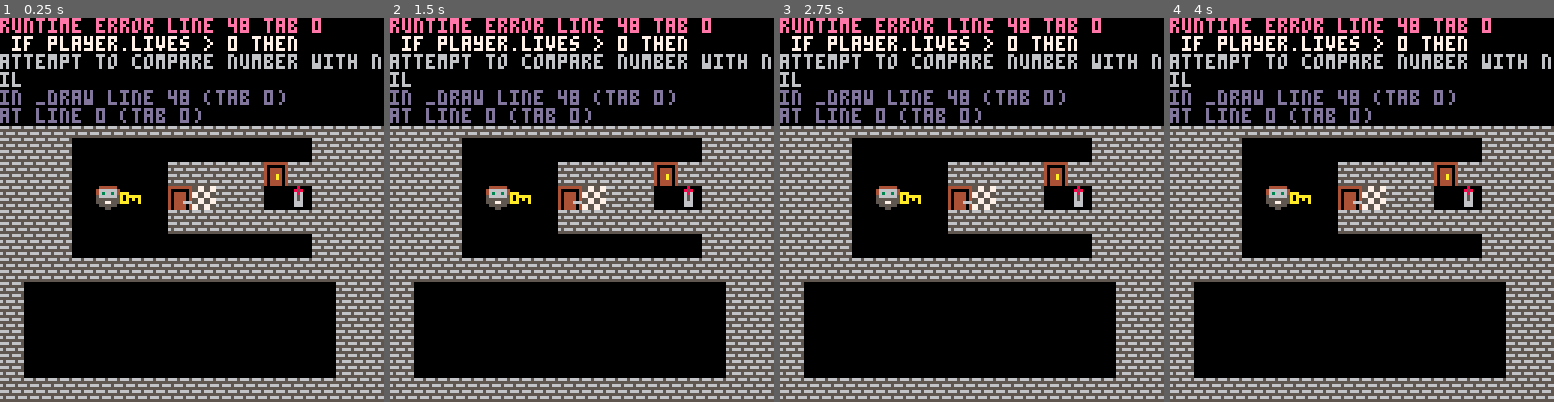
Above: before the commit, frames 1-4 (left to right).
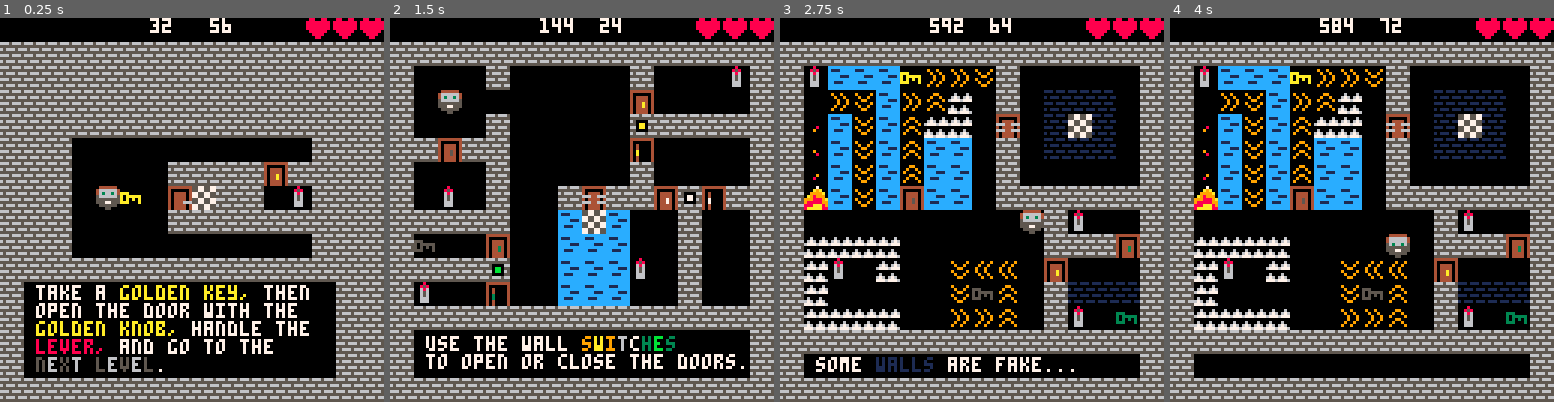
Above: after the commit, the same moments.

Repository: VedVid/picos-challange
Game: PICO-8 cartridge picoschallange.p8
Two runs of this game, one before a commit and one after it. Both use one fixed random seed, a clock stepped at 60 frames per second and the inputs below.
Inputs:
- Up to frame 1 (0.25 s): no input
- Up to frame 2 (1.5 s): tap O (Z key) at 0.7 s
- Up to frame 3 (2.75 s): hold Right 1.6-2.1 s; tap O (Z key) at 1.7, 2.1, 2.5 s; hold Up 2.15-2.42 s; hold Right from 2.47 s (still down)
- Up to frame 4 (4 s): tap O (Z key) at 2.9, 3.3, 3.7 s; release Right at 3.03 s; hold Left 3.08-3.58 s; hold Down 3.63-3.97 s

The runs differ from the first frame. In frame 1, 28% of the frame differs, in the area x 0-100%, y 0-93%; in frame 2, 45%; in frame 3, 51%, in the area x 0-100%, y 0-94%; in frame 4, 50%.
Error before the commit: runtime error line 48 tab 0; if player.lives > 0 then; attempt to compare number with nil

Commit message:
Tracking player lives added.

Diff:
--- a/picoschallange.p8
+++ b/picoschallange.p8
@@ -83,6 +83,7 @@
  player.x = 0
  player.y = 0
  player.level = 1
+ player.lives = 3
  player.spr_idle = 1
  player.spr_left = 2
  player.spr_right = 3
@@ -150,7 +151,7 @@
   player.x = x
   player.y = y
   if flags.dead then
-   restart_level()
+   restart_level(player.lives - 1)
    return
   end
   if sprite == 21 then
@@ -306,10 +307,11 @@
 end
 
 
-function restart_level()
+function restart_level(lives)
  --destaddr, srcaddr, len
  reload(0x1000, 0x1000, 0x2000)
  set_up_level(true)
+ player.lives = lives
 end
 
 
